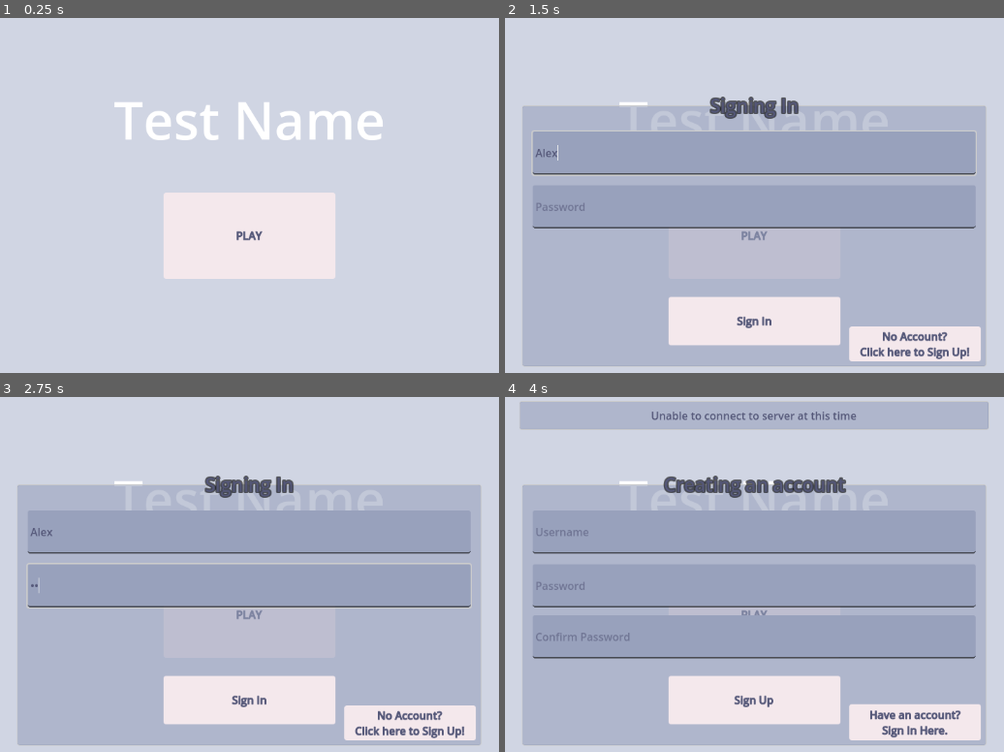
Above: before the commit, frames 1-4 (two rows, left to right).
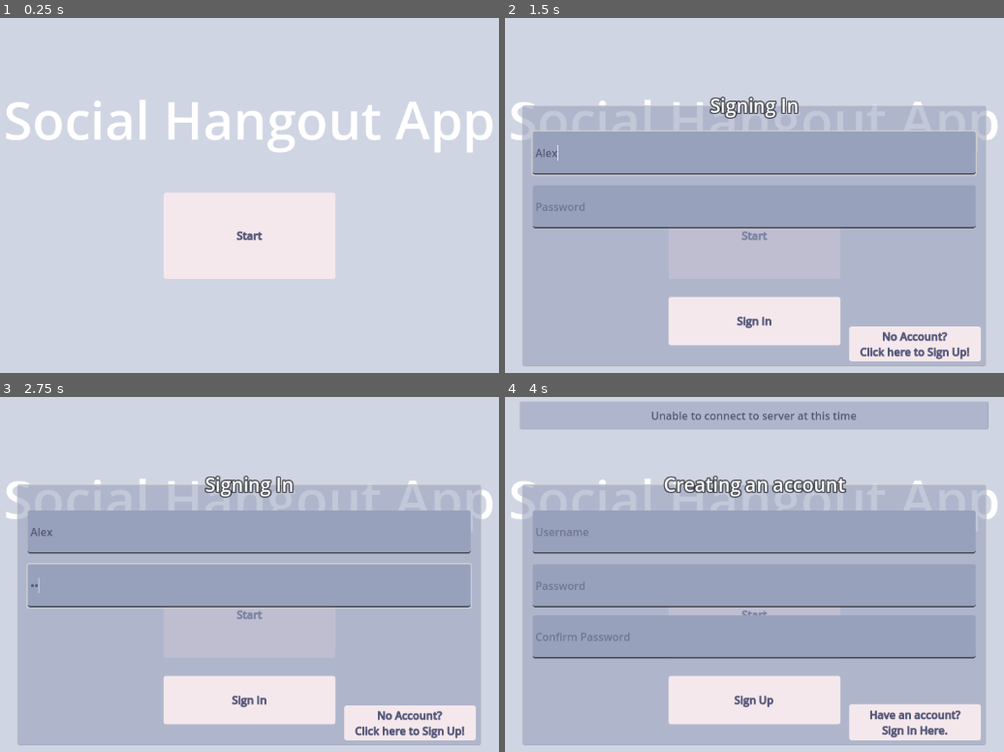
Above: after the commit, the same moments.

Repository: wha-qaq/multiplayer-client
Game: Godot game, scene res://Scenes/title_screen.tscn
The game is run twice, just before and just after one commit, with the same random seed, the same clock (stepped at 60 frames per second) and the same inputs.
Inputs (mouse positions are in pixels of both pictures, inside the frame that each line leads up to):
- Up to frame 1 (0.25 s): no input
- Up to frame 2 (1.5 s): click "PLAY" (after the commit: "Start") at 0.5 s; click (754, 152) at 1.27 s; type "Alex" at 1.35 s
- Up to frame 3 (2.75 s): click (249, 585) at 1.5 s; type "12" at 1.58 s; click "PLAY" (after the commit: "Start") at 2 s
- Up to frame 4 (4 s): click "Sign In" at 2.75 s; click "No Account? Click here to Sig…" at 3.5 s

The runs differ from the first frame. In frame 1, 4.2% of the frame differs, in the area x 1-99%, y 22-63%; in frame 2, 0.8%; in frame 3, 0.8%; in frame 4, 1.0%.

Commit message:
Renamed Title

Diff:
--- a/Content/main_theme.tres
+++ b/Content/main_theme.tres
@@ -98,7 +98,7 @@
 [sub_resource type="FontVariation" id="FontVariation_lekoq"]
 
 [sub_resource type="StyleBoxFlat" id="StyleBoxFlat_mx6gl"]
-bg_color = Color(0.956863, 0.921569, 0.827451, 0.784314)
+bg_color = Color(0.956863, 0.909804, 0.92549, 0.784314)
 corner_radius_top_left = 4
 corner_radius_top_right = 4
 corner_radius_bottom_right = 4
--- a/Scenes/title_screen.tscn
+++ b/Scenes/title_screen.tscn
@@ -35,7 +35,7 @@
 anchor_bottom = 0.15
 grow_horizontal = 2
 theme = ExtResource("1_ak2if")
-text = "Test Name"
+text = "Social Hangout App"
 label_settings = SubResource("LabelSettings_v6p8y")
 horizontal_alignment = 1
 metadata/_edit_use_anchors_ = true
@@ -54,7 +54,7 @@
 grow_horizontal = 2
 grow_vertical = 2
 theme = ExtResource("1_ak2if")
-text = "PLAY"
+text = "Start"
 metadata/_edit_use_anchors_ = true
 
 [node name="AuthPanel" type="Control" parent="."]
@@ -137,6 +137,7 @@
 grow_vertical = 2
 theme = ExtResource("1_ak2if")
 theme_type_variation = &"HeaderLarge"
+theme_override_colors/font_color = Color(1, 1, 1, 1)
 theme_override_colors/font_shadow_color = Color(0, 0, 0, 0.588235)
 theme_override_constants/shadow_offset_x = 0
 theme_override_constants/shadow_offset_y = 0
@@ -234,6 +235,7 @@
 grow_vertical = 2
 theme = ExtResource("1_ak2if")
 theme_type_variation = &"HeaderLarge"
+theme_override_colors/font_color = Color(1, 1, 1, 1)
 theme_override_colors/font_shadow_color = Color(0, 0, 0, 0.588235)
 theme_override_constants/shadow_offset_x = 0
 theme_override_constants/shadow_offset_y = 0
